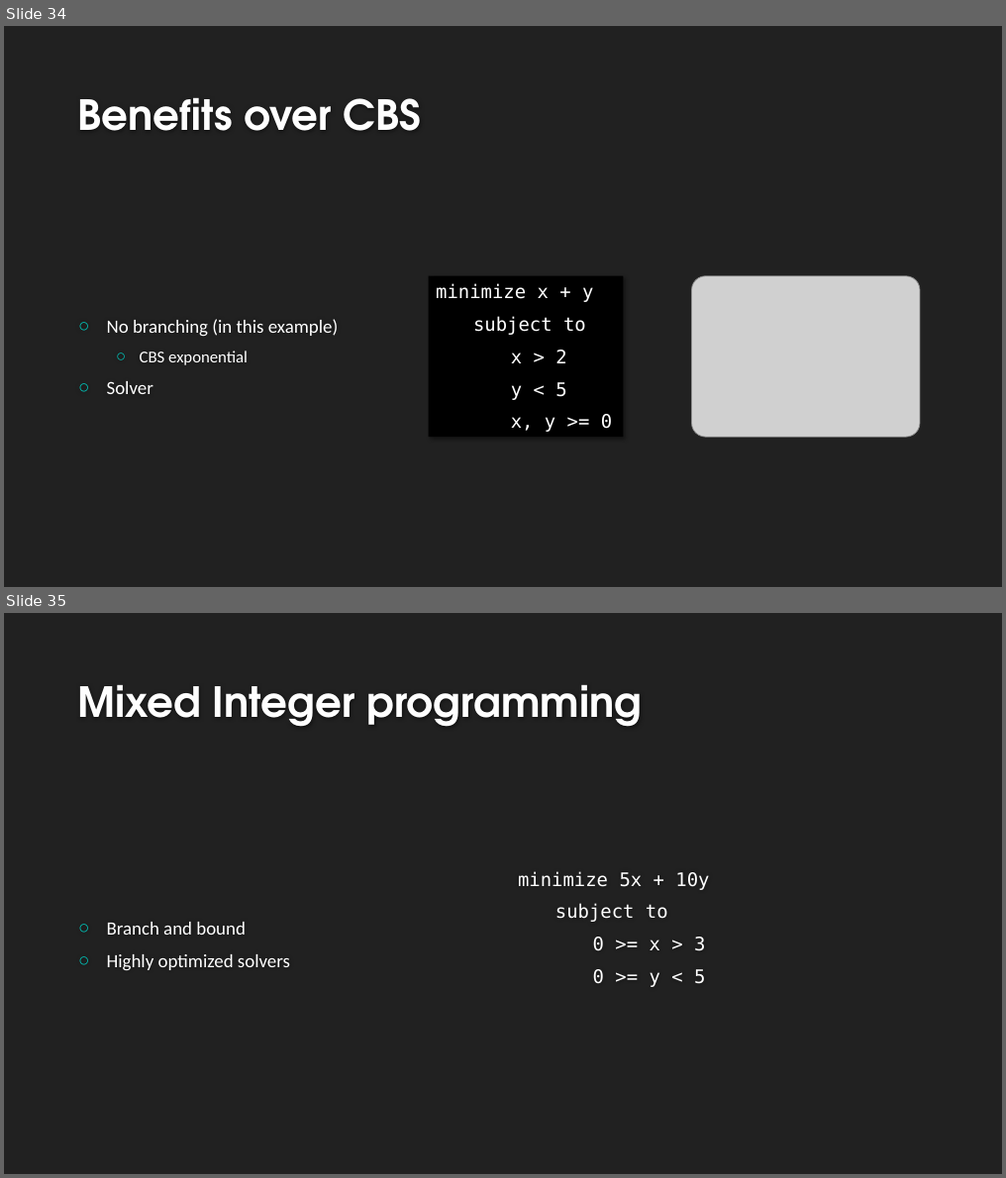
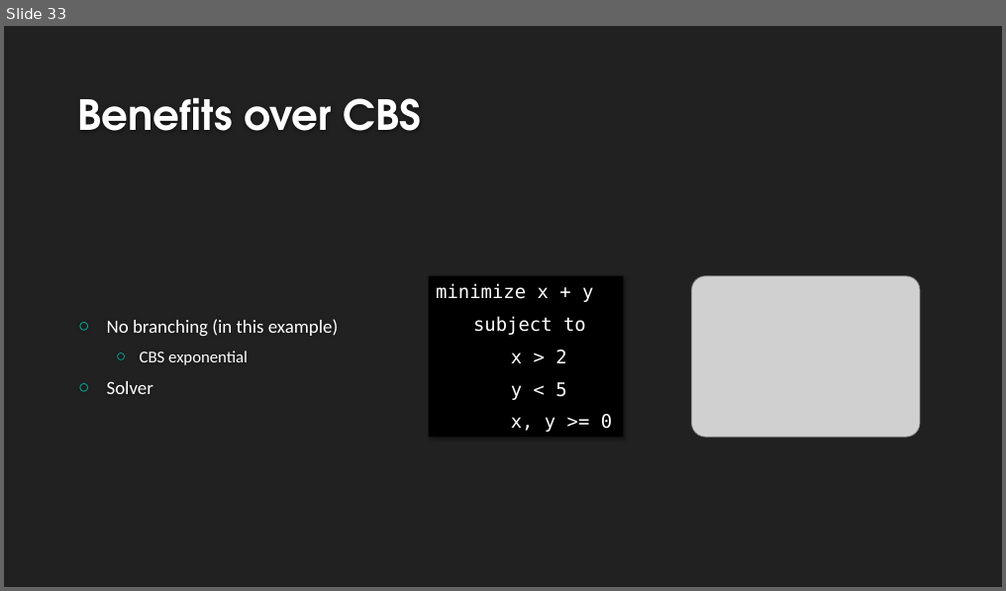
Before and after one commit to VikingDai/Honours-MAPF, a slide deck: Documents/Intermediate Presentation/Presentation Rev 3.pptx. Shown one above the other, each under a label of ours: slides 34 and 35 before the commit, slide 33 after it. The pictures are 1006x1178 and 1006x591 pixels, drawn with LibreOffice and Linux fonts; fonts in the diff are those of the drawing; grey boxes stand for pictures; background and template pictures are left out. Boxes give left, top, right and bottom in pixels: in the first picture for what was removed or moved away, otherwise in the second. Text is boxed around its words. In the diff, an @@ line names an element or a change of style, - is before the commit and + after.

```diff
--- a/Documents/Intermediate Presentation/Presentation Rev 3.pptx
+++ b/Documents/Intermediate Presentation/Presentation Rev 3.pptx
@@ slide 35 removed at <box>4,613,1002,1174</box>, background #212121 @@
@@ title removed at <box>78,684,643,727</box> @@
-Mixed Integer programming
@@ text removed at <box>518,871,709,987</box> @@
-minimize 5x + 10y
-subject to
-0 >= x > 3
-0 >= y < 5
@@ text removed at <box>107,922,290,971</box> @@
-○ Branch and bound
-○ Highly optimized solvers
@@ what was slide 34 is now slide 33 @@
```
Also in this commit, not shown: 7 slides changed, 1 other slide removed.
